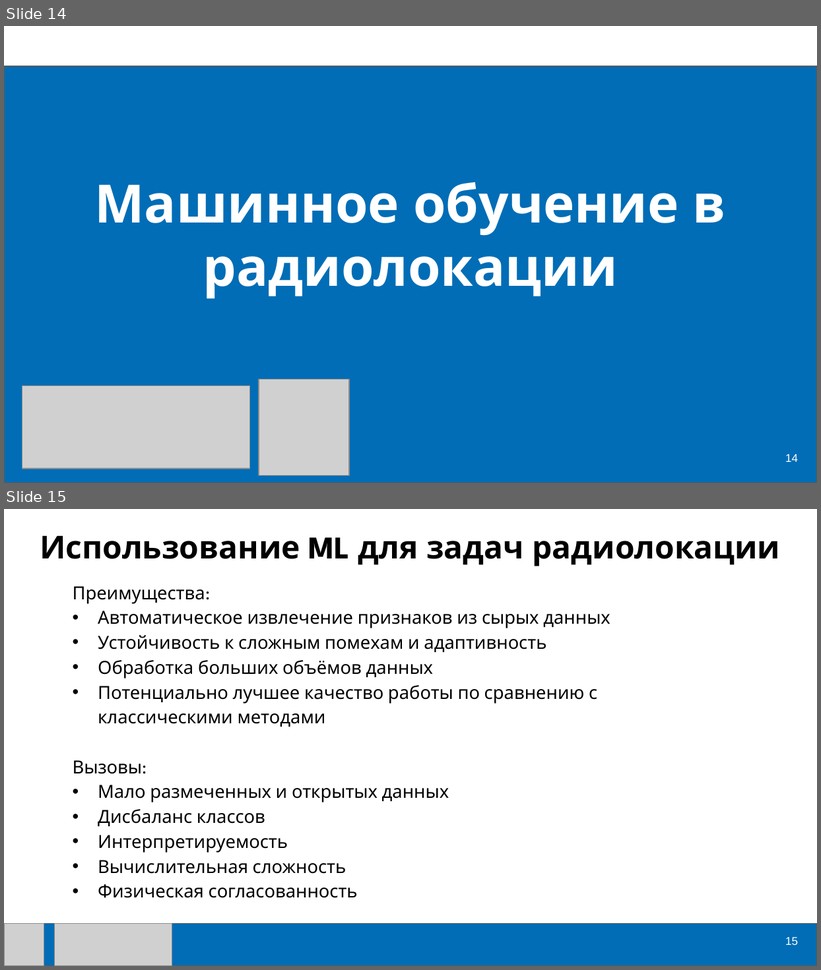
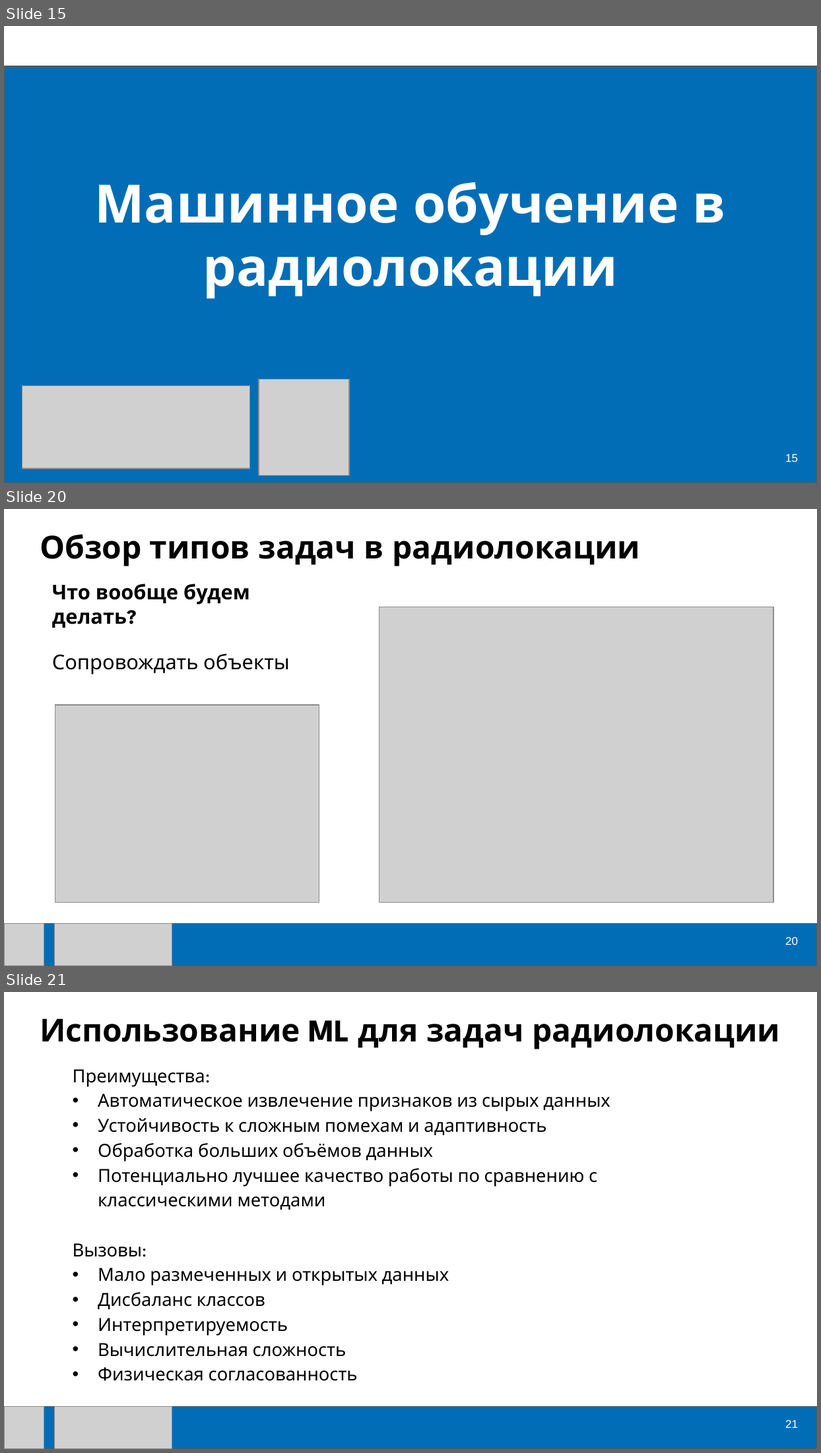
Before and after one commit to ml-dafe/ML_radiolocation_MIPT, a slide deck: Лекции/Лекция_01.pptx. Shown one above the other, each under a label of ours: slides 14 and 15 before the commit, slides 15, 20 and 21 after it; the slides between them are not shown. The pictures are 821x970 and 821x1453 pixels, drawn with LibreOffice and Linux fonts; fonts in the diff are those of the drawing; grey boxes stand for pictures. Boxes give left, top, right and bottom in pixels: in the first picture for what was removed or moved away, otherwise in the second. Text is boxed around its words. In the diff, an @@ line names an element or a change of style, - is before the commit and + after.

```diff
--- a/Лекции/Лекция_01.pptx
+++ b/Лекции/Лекция_01.pptx
@@ slide 20 added at [4, 509, 817, 966], background #FFFFFF @@
@@ text added at [40, 534, 641, 566], 28 pt, text #000000, bold @@
+Обзор типов задач в радиолокации
@@ text added at [52, 584, 250, 628], 18 pt, text #000000, bold @@
+Что вообще будем делать?
@@ picture added at [379, 607, 773, 902] @@
@@ text added at [52, 654, 290, 675], 18 pt, text #000000 @@
+Сопровождать объекты
@@ picture added at [55, 705, 319, 902] @@
@@ rectangle added at [4, 923, 817, 966], fill #006DB6, outline #595959 0.75 pt @@
@@ picture added at [4, 923, 44, 966] @@
@@ picture added at [54, 923, 172, 966] @@
@@ page number added at [785, 937, 798, 945], 10 pt, text #FFFFFF @@
+20
@@ what was slide 14 is now slide 15 @@
@@ page number at [785, 454, 798, 462]: text changed @@
-14
+15
@@ what was slide 15 is now slide 21 @@
@@ page number at [785, 1420, 798, 1428]: text changed @@
-15
+21
```
Also in this commit, not shown: 5 slides changed, 4 other slides added, 1 slide removed.
